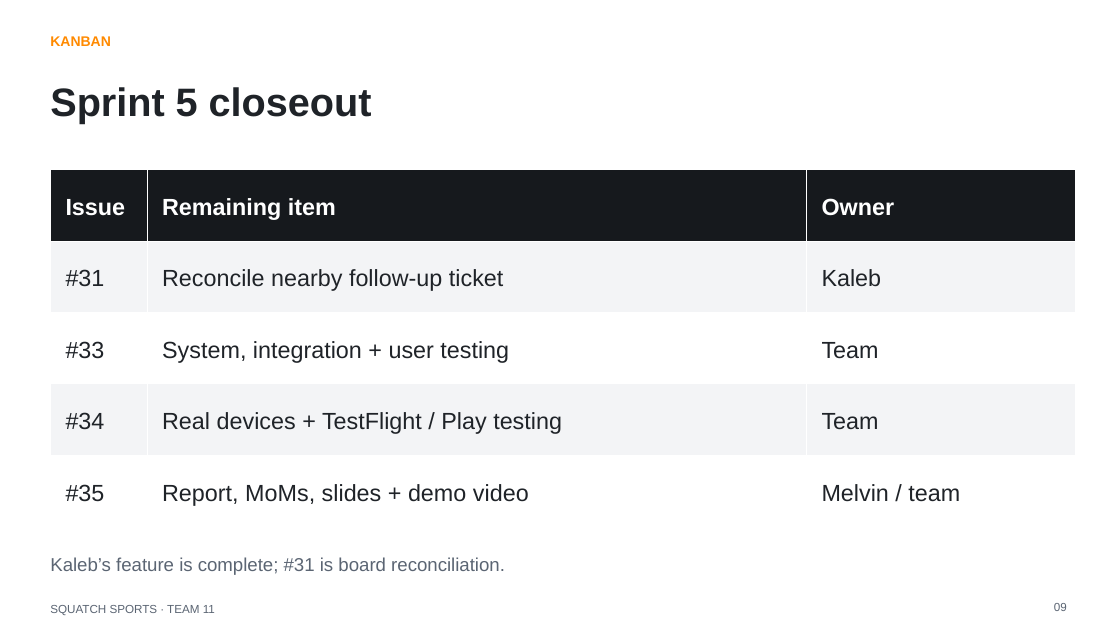
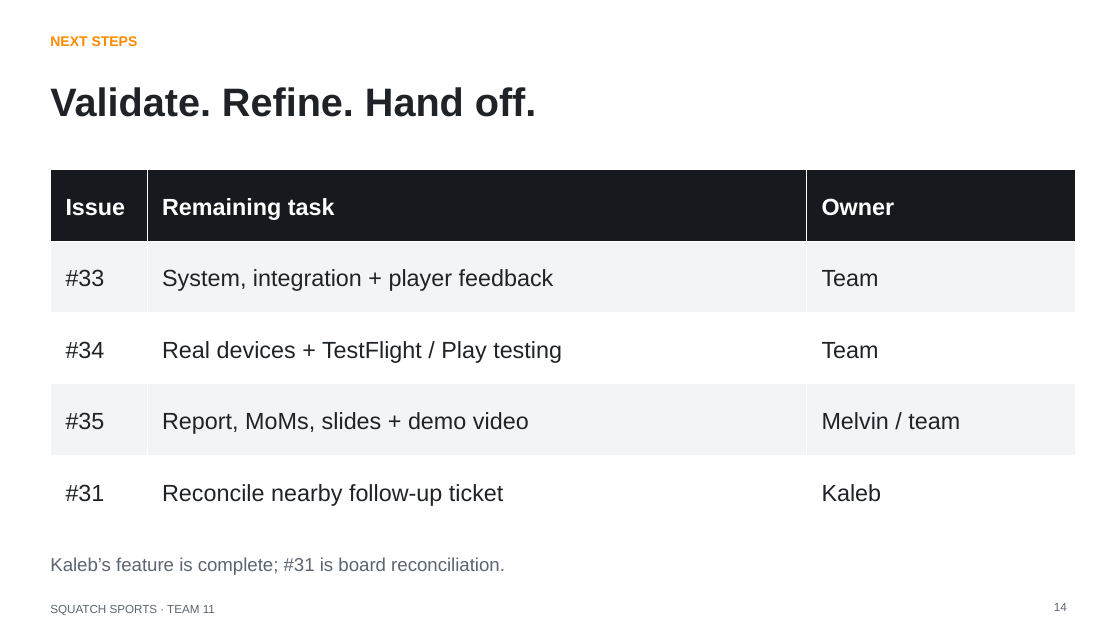
Before and after one commit to KellamA/Squatch-Sports-Team-11-Capstone-Project, a slide deck: slide 14 of Sprints/Sprint_5/PPT/Sprint5_Review.pptx (slide 9 before the commit). Drawn at 1120x630 pixels with LibreOffice and Linux fonts; fonts in the diff are those of the drawing. Boxes give left, top, right and bottom in pixels: in the first picture for what was removed or moved away, otherwise in the second. Text is boxed around its words. In the diff, an @@ line names an element or a change of style, - is before the commit and + after.

Commit message:
Remove separate Sprint 5 closeout slide and retain tasks in Next Steps

```diff
--- a/Sprints/Sprint_5/PPT/Sprint5_Review.pptx
+++ b/Sprints/Sprint_5/PPT/Sprint5_Review.pptx
@@ text at <box>50,36,138,46</box>: text changed @@
-KANBAN
+NEXT STEPS
@@ text at <box>50,87,537,117</box>: text changed @@
-Sprint 5 closeout
+Validate. Refine. Hand off.
@@ table at <box>50,170,1075,527</box> @@
-row 1: Issue | Remaining item | Owner
-row 2: #31 | Reconcile nearby follow-up ticket | Kaleb
-row 3: #33 | System, integration + user testing | Team
+row 1: Issue | Remaining task | Owner
+row 2: #33 | System, integration + player feedback | Team
+row 5: #31 | Reconcile nearby follow-up ticket | Kaleb
@@ text at <box>1054,603,1067,611</box>: text changed @@
-09
+14
```
Also in this commit, not shown: 5 other slides changed, 1 slide removed, 5 other files.
